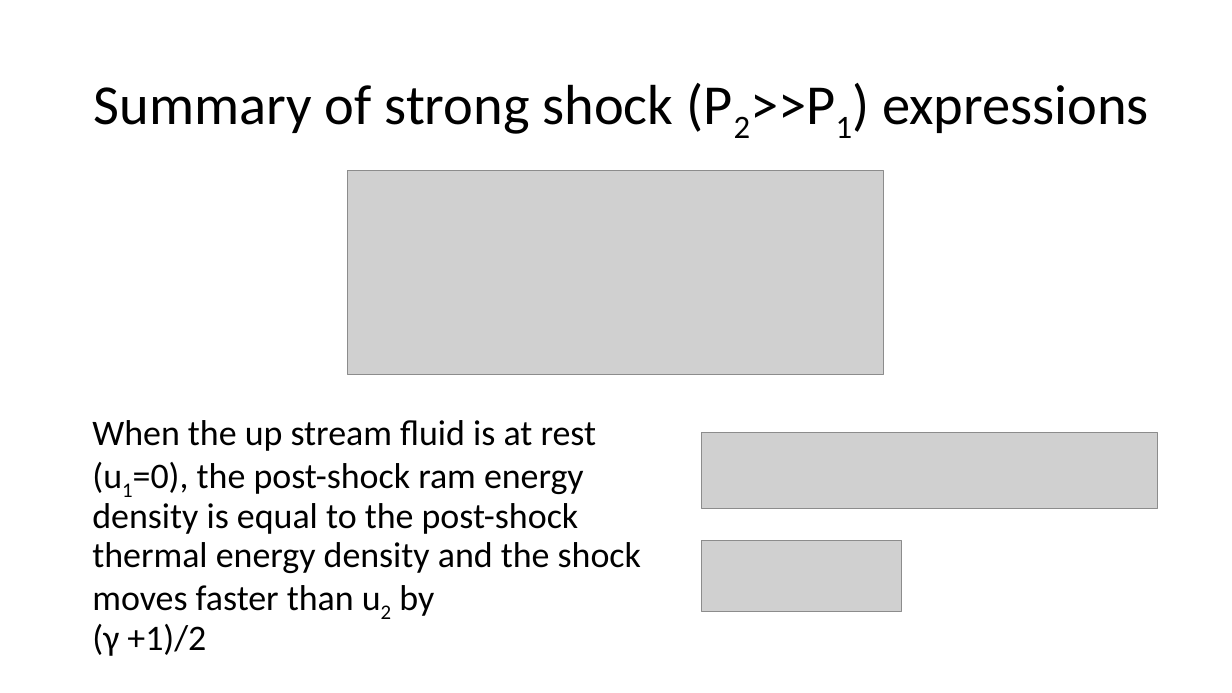
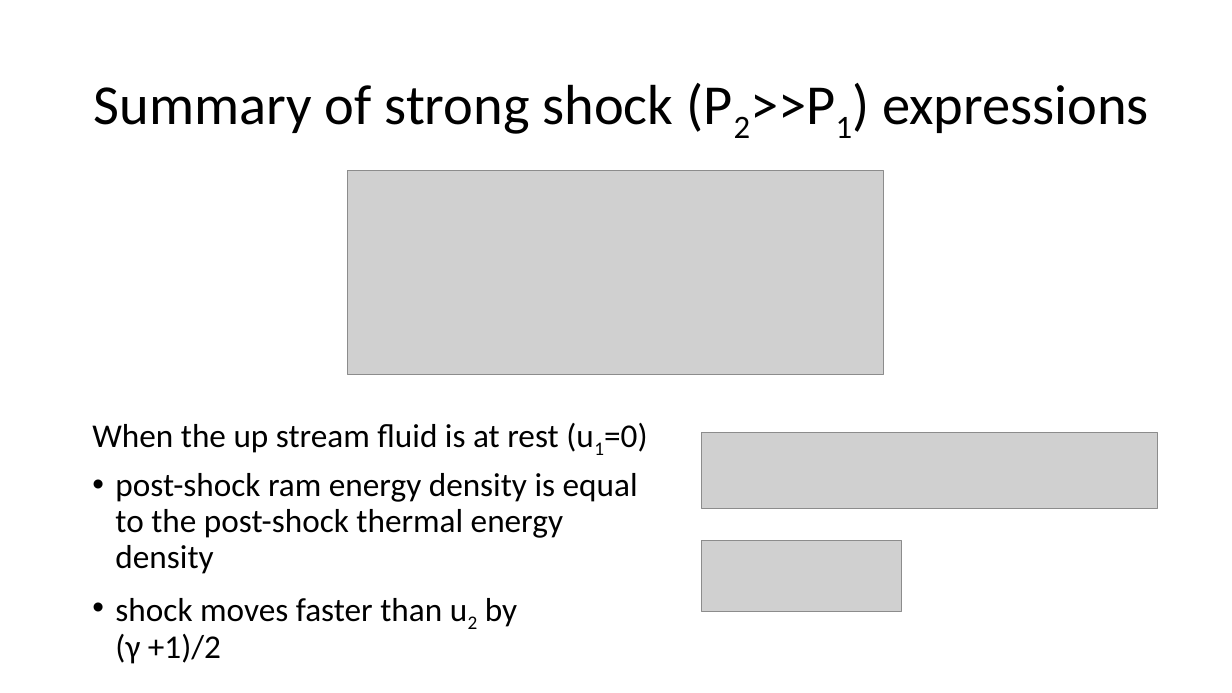
Before and after one commit to JustinRayAngus/MHDmpi, a slide deck: slide 7 of presentations/1DmhdShocks.pptx. Drawn at 1232x693 pixels with LibreOffice and Linux fonts; fonts in the diff are those of the drawing; grey boxes stand for pictures. Boxes give left, top, right and bottom in pixels: in the first picture for what was removed or moved away, otherwise in the second. Text is boxed around its words. In the diff, an @@ line names an element or a change of style, - is before the commit and + after.

```diff
--- a/presentations/1DmhdShocks.pptx
+++ b/presentations/1DmhdShocks.pptx
@@ text at box(92, 423, 647, 664): text changed; size 28 to 25.9 pt @@
-When the up stream fluid is at rest (u1=0), the post-shock ram energy density is equal to the post-shock thermal energy density and the shock moves faster than u2 by
-(γ +1)/2
+When the up stream fluid is at rest (u1=0)
+• post-shock ram energy density is equal to the post-shock thermal energy density
+• shock moves faster than u2 by
+  (γ +1)/2
```
Also in this commit, not shown: 11 other slides changed, 4 slides added, 29 other files.
